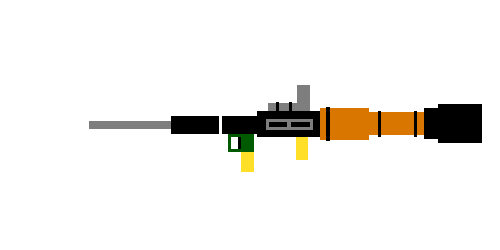
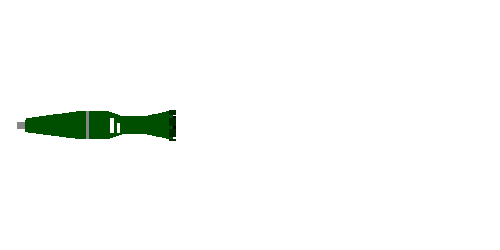
Before/after of a 500 × 250 layered artwork. What changed in the layer stack:
showed "貼上的圖層" over [17, 110, 176, 141]
hid "RocketLauncher.png" over [89, 85, 482, 172]
